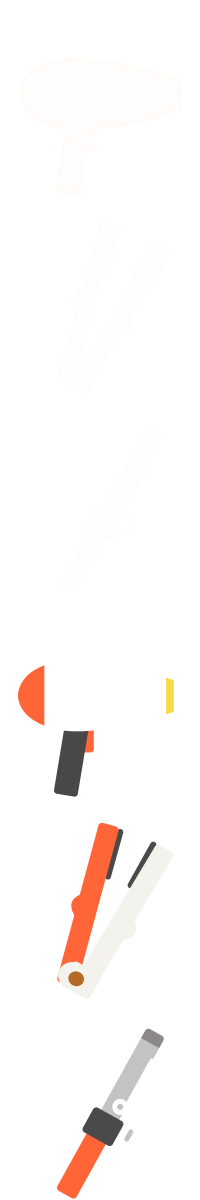
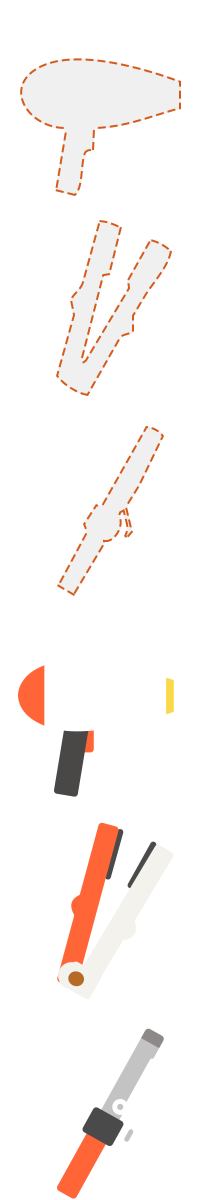
Comparing the layer stacks of the two 200×1200 images. Changes:
painted on "卷发棒" (2nd of 2, in "工具hover") over [57, 426, 164, 596]
painted on "离子夹" (2nd of 2, in "工具hover") over [56, 220, 172, 396]
painted on "吹风机" (2nd of 2, in "工具hover") over [20, 58, 181, 196]
